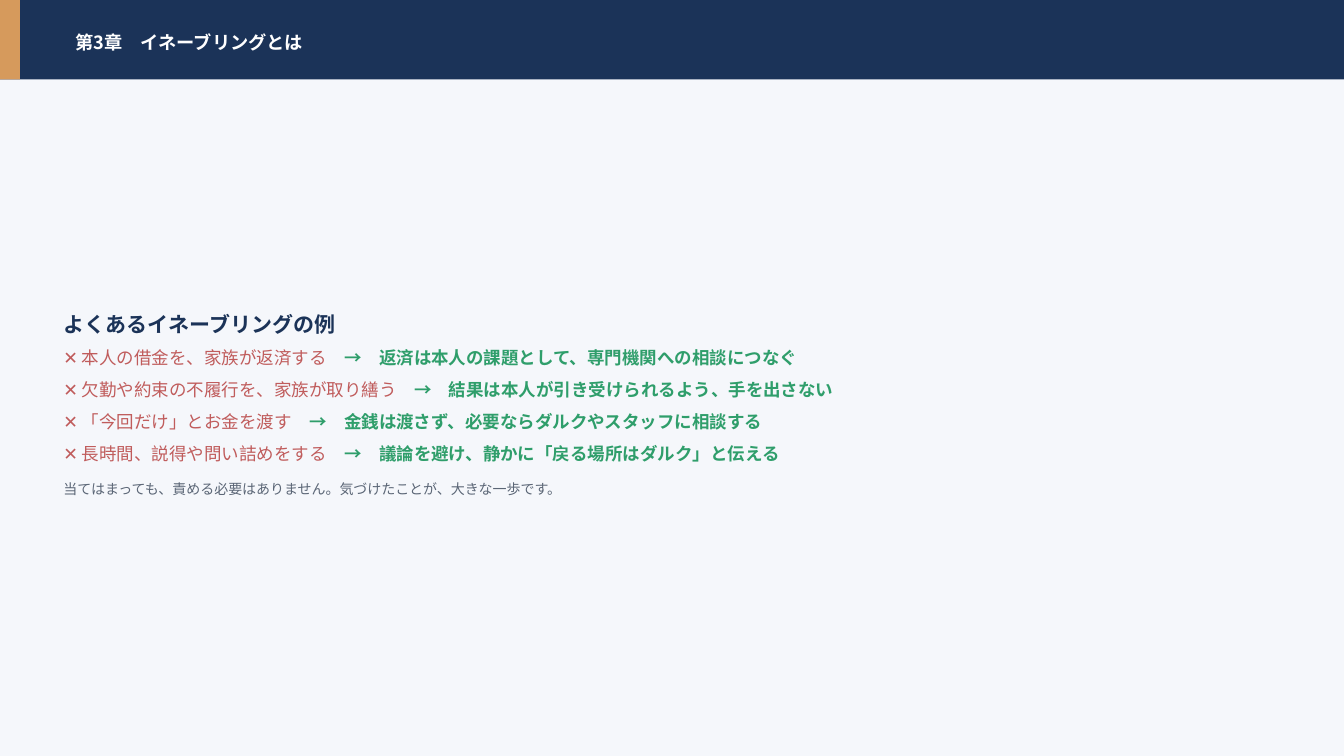
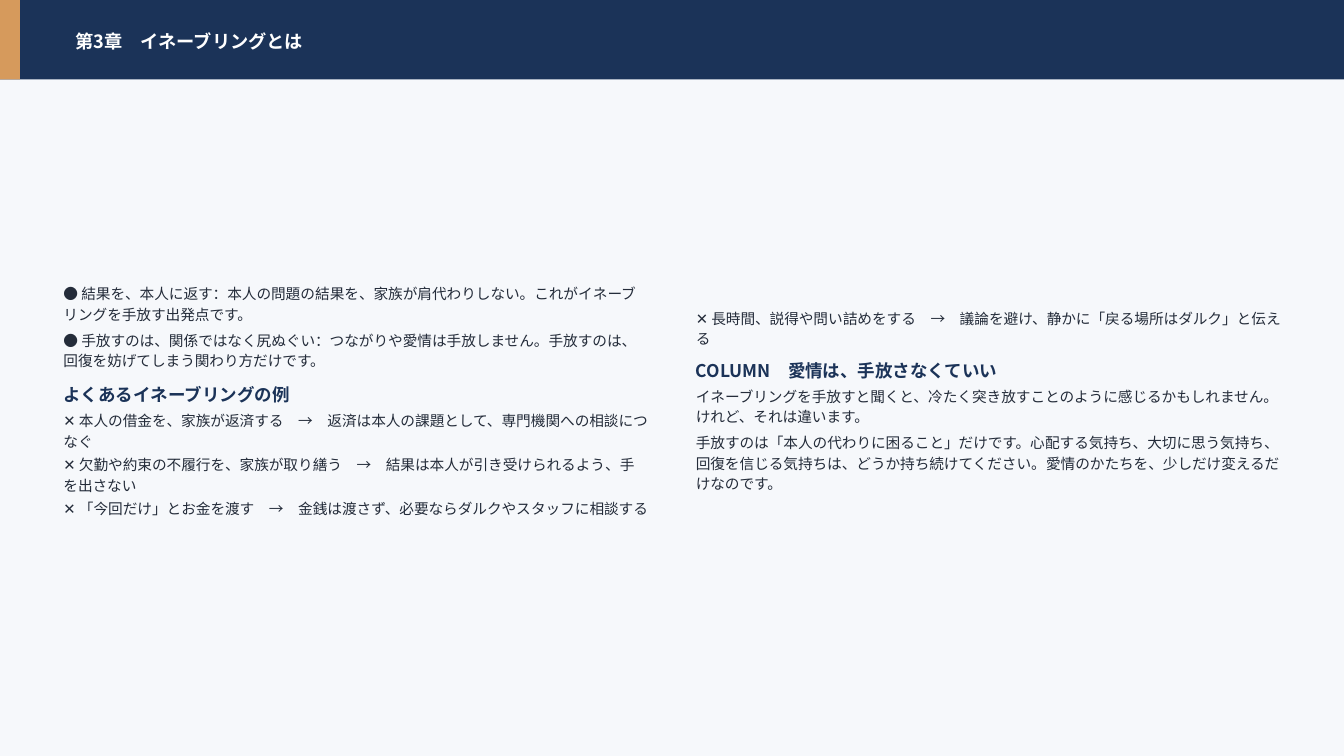
Before and after one commit to hiderock84-sys/darca, a slide deck: slide 10 of public/manual.pptx (slide 22 before the commit). Drawn at 1344x756 pixels with LibreOffice and Linux fonts; fonts in the diff are those of the drawing. Boxes give left, top, right and bottom in pixels: in the first picture for what was removed or moved away, otherwise in the second. Text is boxed around its words. In the diff, an @@ line names an element or a change of style, - is before the commit and + after.

```diff
--- a/public/manual.pptx
+++ b/public/manual.pptx
@@ rectangle at <box>0,0,1344,756</box>: fill #F5F7FB to #F6F8FB @@
@@ text at <box>63,286,636,367</box>: paragraphs added @@
+● 結果を、本人に返す：本人の問題の結果を、家族が肩代わりしない。これがイネーブリングを手放す出発点です。
+● 手放すのは、関係ではなく尻ぬぐい：つながりや愛情は手放しません。手放すのは、回復を妨げてしまう関わり方だけです。
@@ text added at <box>696,311,1281,490</box>, 10.5 pt, text #242C3A @@
+✕ 長時間、説得や問い詰めをする → 議論を避け、静かに「戻る場所はダルク」と伝える
+COLUMN 愛情は、手放さなくていい
+イネーブリングを手放すと聞くと、冷たく突き放すことのように感じるかもしれません。けれど、それは違います。
+手放すのは「本人の代わりに困ること」だけです。心配する気持ち、大切に思う気持ち、回復を信じる気持ちは、どうか持ち続けてください。愛情のかたちを、少しだけ変えるだけなのです。
@@ text at <box>63,386,648,516</box>: size 15 to 12.5 pt in "よくあるイネーブリングの例"; size 12.5 to 10.5 pt in "✕ 本人の借金を、家族が返済する → 返済は本人の課題として、専門機関への相談につなぐ", "✕ 欠勤や約束の不履行を、家族が取り繕う → 結果は本人が引き受けられるよう、手を出さない", "✕ 「今回だけ」とお金を渡す → 金銭は渡さず、必要ならダルクやスタッフに相談する"; text colour #C05C5C to #242C3A in "✕ 本人の借金を、家族が返済する", "✕ 欠勤や約束の不履行を、家族が取り繕う", "✕ 「今回だけ」とお金を渡す"; text colour #2F9E6B to #242C3A, bold off in "→ 返済は本人の課題として、専門機関への相談につなぐ", "→ 結果は本人が引き受けられるよう、手を出さない", "→ 金銭は渡さず、必要ならダルクやスタッフに相談する"; line spacing 1.2 to 1.16; more space between paragraphs; less space between paragraphs @@
@@ text at <box>63,445,780,495</box>: paragraphs removed @@
-✕ 長時間、説得や問い詰めをする → 議論を避け、静かに「戻る場所はダルク」と伝える
-当てはまっても、責める必要はありません。気づけたことが、大きな一歩です。
```
Also in this commit, not shown: 31 other slides changed, 49 slides removed, 1 other file.
